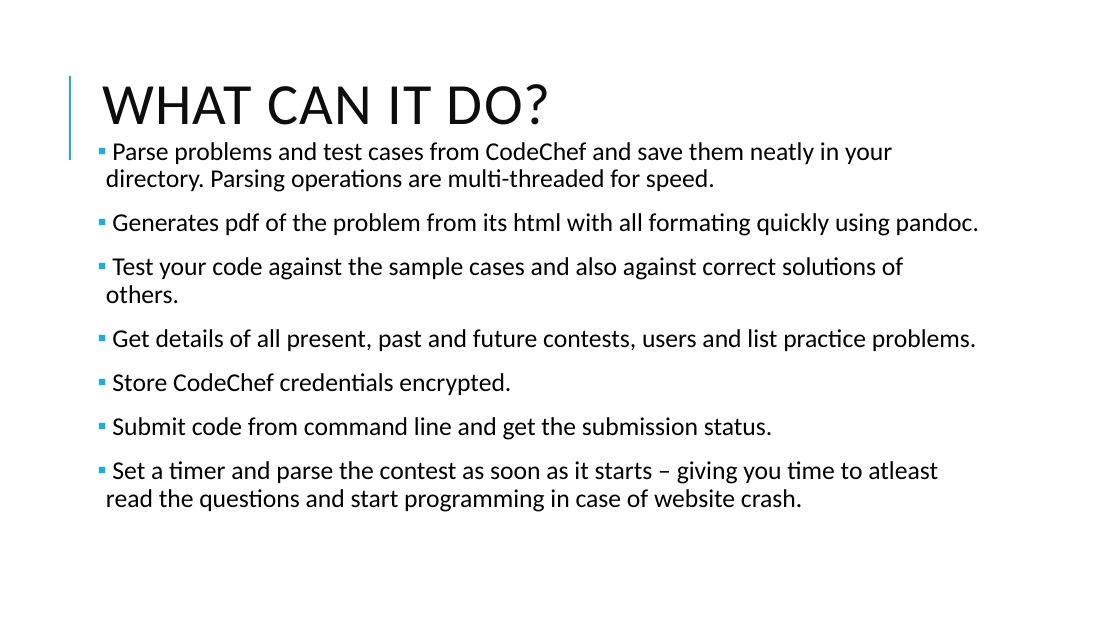
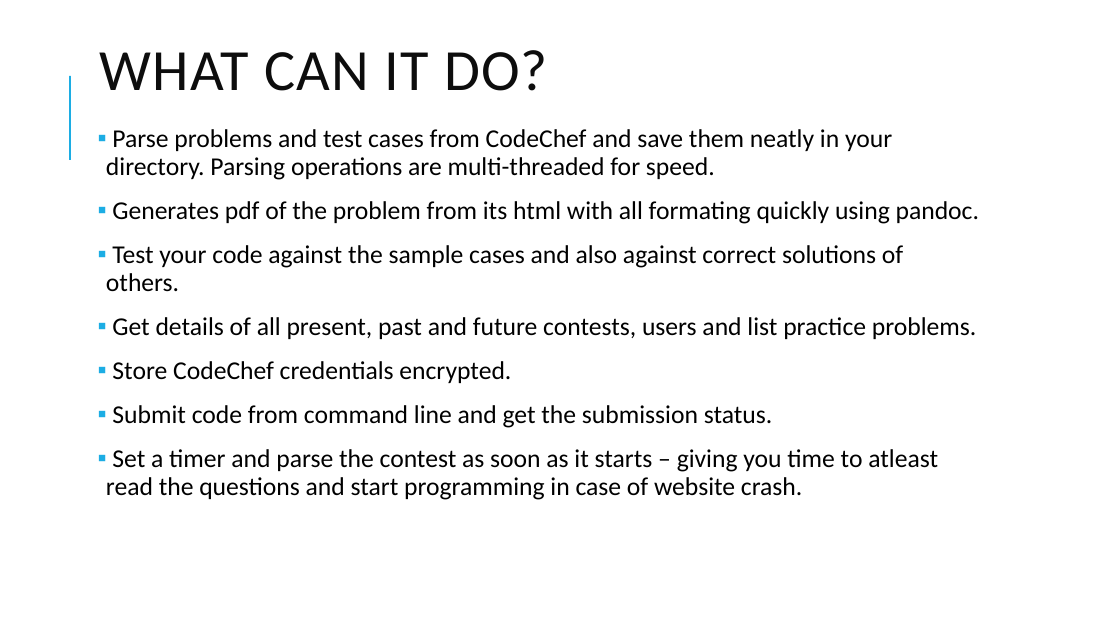
Before and after one commit to IshaanG/CodeChef-Buddy, a slide deck: slide 4 of Codechef buddy1.odp. Drawn at 1120x630 pixels with LibreOffice and Linux fonts; fonts in the diff are those of the drawing. Boxes give left, top, right and bottom in pixels: in the first picture for what was removed or moved away, otherwise in the second. Text is boxed around its words. In the diff, an @@ line names an element or a change of style, - is before the commit and + after.

```diff
--- a/Codechef buddy1.odp
+++ b/Codechef buddy1.odp
@@ title "WHAT CAN IT DO?": place and size @@
-title "WHAT CAN IT DO?" at (102, 84, 551, 125)
+title "WHAT CAN IT DO?" at (100, 50, 548, 91)
@@ text "Parse problems and test cases ...": place and size @@
-text "Parse problems and test cases ..." at (106, 142, 979, 512)
+text "Parse problems and test cases ..." at (106, 129, 979, 500)
```
Also in this commit, not shown: 3 other slides changed, 2 other files.
